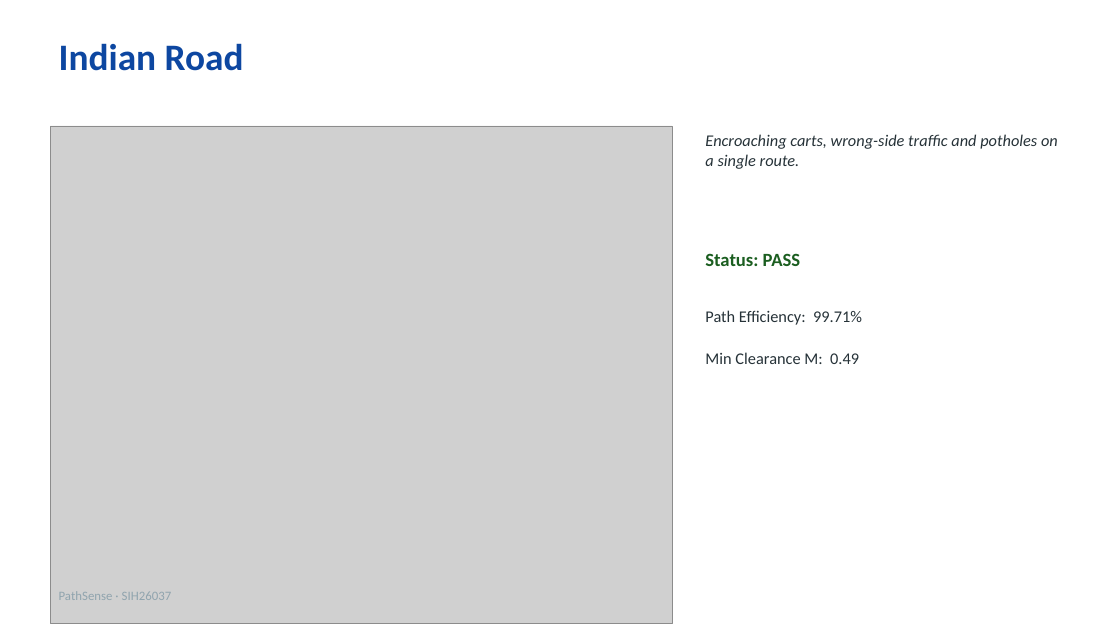
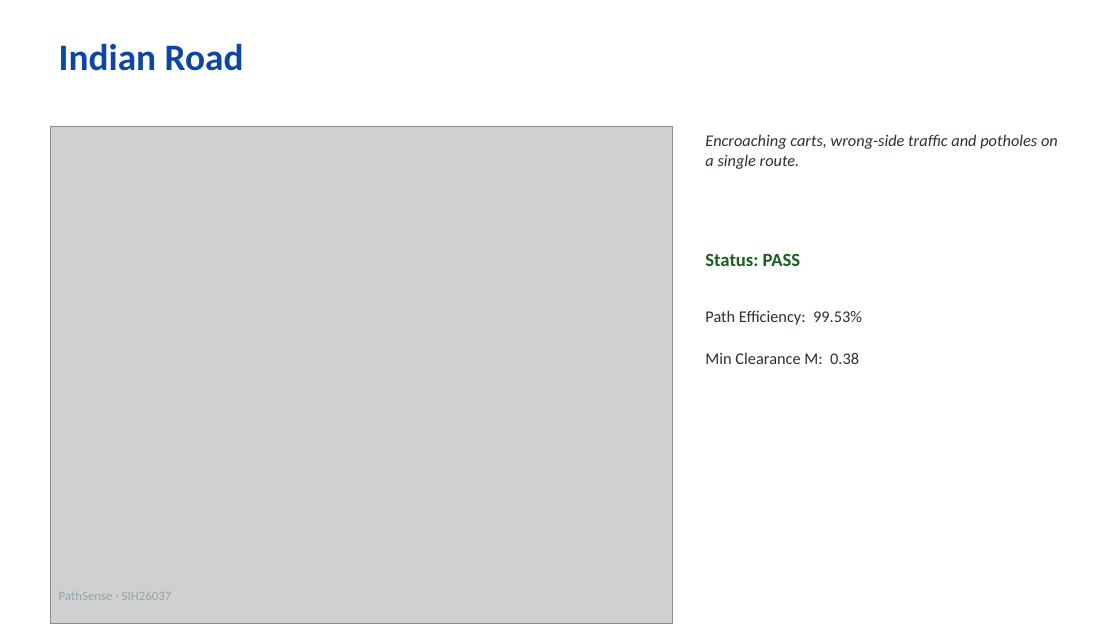
Before and after one commit to lemuel-fernandes/marg.ai, a slide deck: slide 9 of pathsense_ppt.pptx. Drawn at 1120x630 pixels with LibreOffice and Linux fonts; fonts in the diff are those of the drawing; grey boxes stand for pictures. Boxes give left, top, right and bottom in pixels: in the first picture for what was removed or moved away, otherwise in the second. Text is boxed around its words. In the diff, an @@ line names an element or a change of style, - is before the commit and + after.

```diff
--- a/pathsense_ppt.pptx
+++ b/pathsense_ppt.pptx
@@ text at [705,310,862,325]: text changed @@
-Path Efficiency: 99.71%
+Path Efficiency: 99.53%
@@ text at [705,352,859,364]: text changed @@
-Min Clearance M: 0.49
+Min Clearance M: 0.38
```
Also in this commit, not shown: 3 other slides changed, 20 other files.
